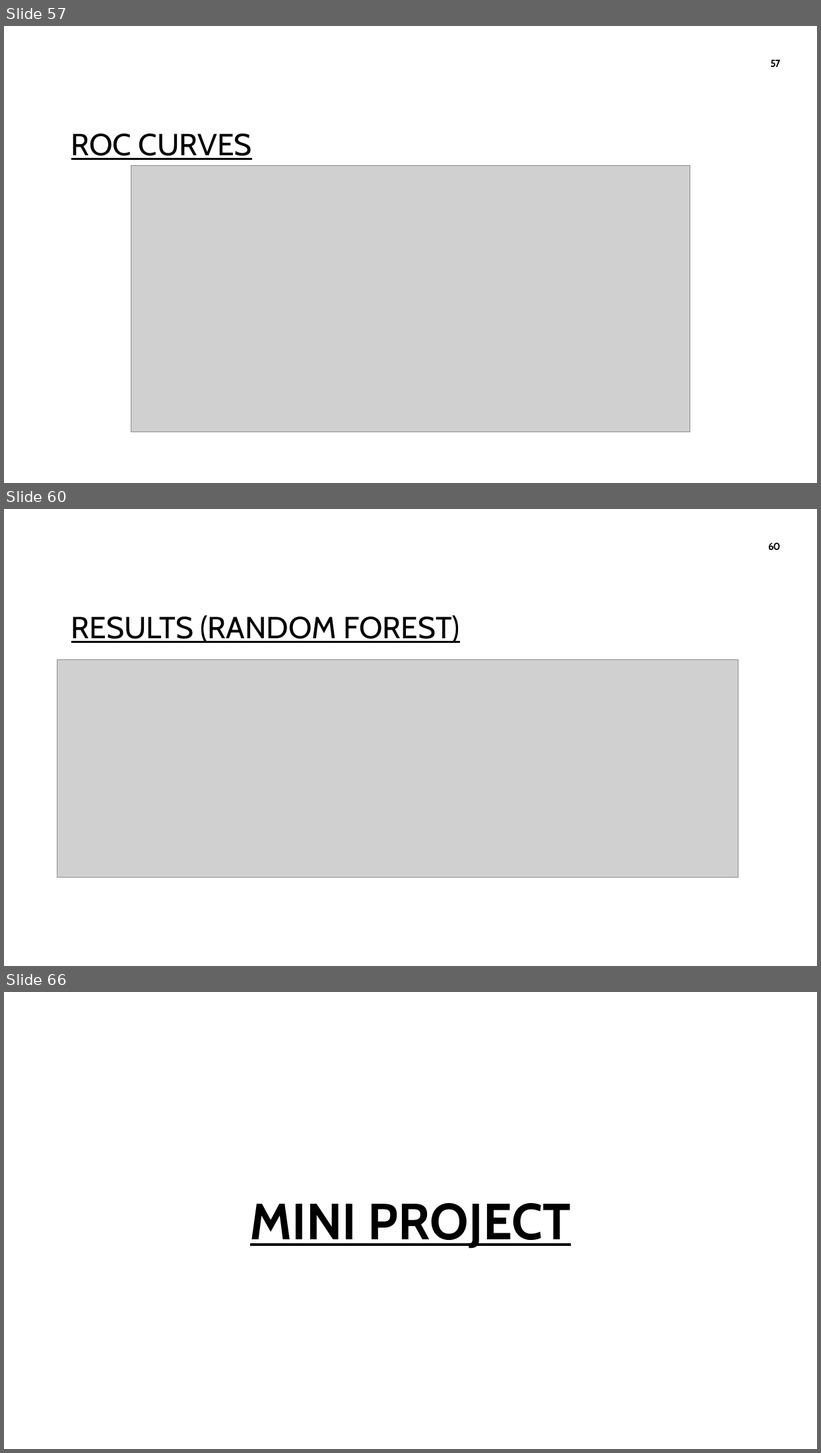
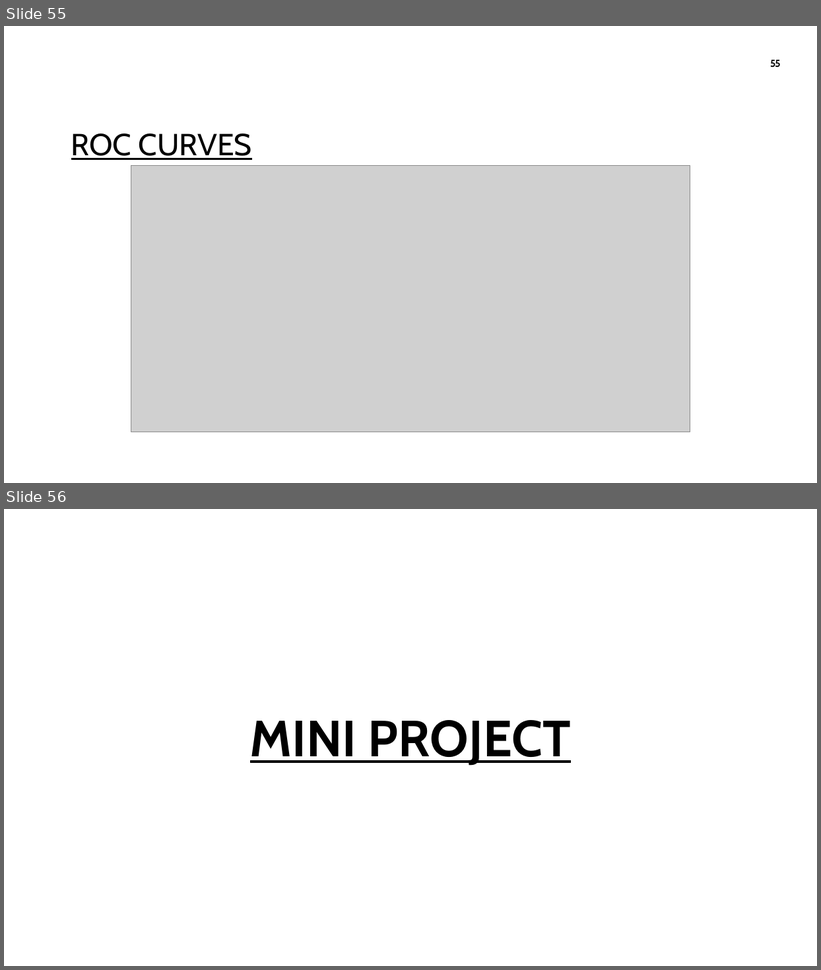
Before and after one commit to Karthikeyanswami/Hallucination-Detection-in-LLMs, a slide deck: MINI_PROJECT/HALLUCINATION DETECTION IN LLMs.pptx. Shown one above the other, each under a label of ours: slides 57, 60 and 66 before the commit, slides 55 and 56 after it; the slides between them are not shown. The pictures are 821x1453 and 821x970 pixels, drawn with LibreOffice and Linux fonts; fonts in the diff are those of the drawing; grey boxes stand for pictures; background and template pictures are left out. Boxes give left, top, right and bottom in pixels: in the first picture for what was removed or moved away, otherwise in the second. Text is boxed around its words. In the diff, an @@ line names an element or a change of style, - is before the commit and + after.

```diff
--- a/MINI_PROJECT/HALLUCINATION DETECTION IN LLMs.pptx
+++ b/MINI_PROJECT/HALLUCINATION DETECTION IN LLMs.pptx
@@ slide 60 removed at box(4, 509, 817, 966), background picture (left out) @@
@@ page number removed at box(768, 543, 780, 550) @@
-60
@@ title removed at box(71, 615, 460, 643) @@
-RESULTS (RANDOM FOREST)
@@ picture removed at box(57, 660, 739, 878) @@
@@ what was slide 57 is now slide 55 @@
@@ page number at box(770, 60, 780, 67): text changed @@
-57
+55
@@ what was slide 66 is now slide 56 @@
```
Also in this commit, not shown: 5 slides changed, 9 other slides removed.
